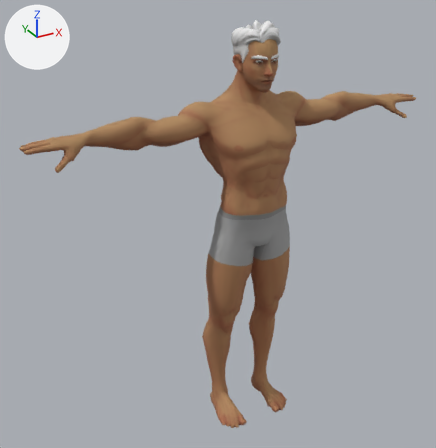
One commit to the glTF model models/character/character.gltf: the scene before it, then after it.
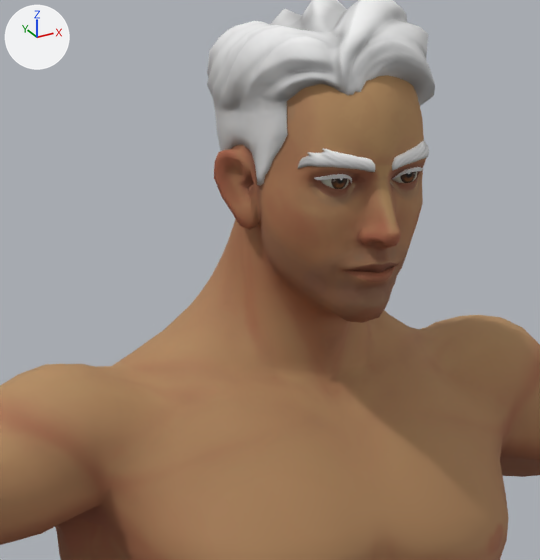
Each version appears first whole from a camera (50 mm lens) standing at (-1.303, -2.058, 2.056) and looking at (-0.112, 0.108, 0.973), and next in a close-up on the part from 43% to 70% of the width and 5% to 32% of the height. Arrows for +X, +Y and +Z are at upper left; the lights stay in place. The last two pictures show the newer version. Vertices at exactly the same position are counted once.

Names of what the first close-up shows: 'Eyebrows', 'Eyes', 'Hair', 'SuperHero_Male'.
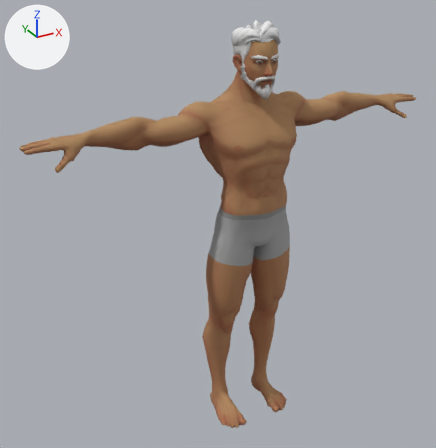
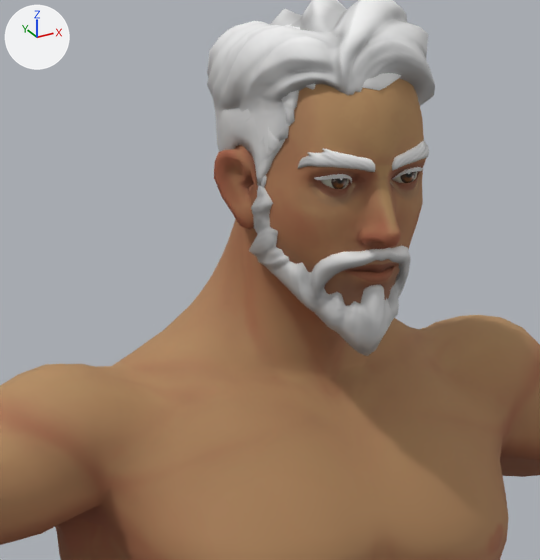
Patch to the scene script:
```diff
--- a/models/character/character.gltf.py
+++ b/models/character/character.gltf.py
@@ mat_mi_body @@
+mat_mi_body = principled_material('MI_Body')
+mat_mi_body.texture = img_body_light_png
+mat_mi_body.roughness = 0.8
@@ mat_mi_hair @@
+mat_mi_hair = bpy.data.materials.new('MI_Hair')
+# uses the picture img_hair_gray_png
@@ me_face_001 @@
 me_face_001.from_pydata(...)  # 388 vertices, 768 faces; spans x -0.0487..0.0487, y -0.0806..-0.0512, z 1.6836..1.7135
 # used by ob_eyes; location = (0.0, 0.0, 0.0)
+# me_face_001 part 1: vertex colours changed
 me_face_001.materials.append(mat_mi_eyes)
@@ me_sphere_005_retopology_004 @@
 me_sphere_005_retopology_004.from_pydata(...)  # 6285 vertices, 12566 faces; spans x -0.93..0.93, y -0.13..0.16, z -0.01..1.81
 # used by ob_superhero_male; location = (0.0, 0.0, 0.0)
-me_sphere_005_retopology_004.materials.append(mat_mi_superhero_male)
+# me_sphere_005_retopology_004 part 2: vertex colours changed
+me_sphere_005_retopology_004.materials.append(mat_mi_body)  # picture img_body_light_png
@@ me_hairalt_beard @@
+me_hairalt_beard.from_pydata(...)  # 596 vertices, 1034 faces; spans x -0.081..0.081, y -0.097..0.008, z 1.55..1.689
+me_hairalt_beard.materials.append(mat_mi_hair)
@@ me_hairalt_buzzed @@
+me_hairalt_buzzed.from_pydata(...)  # 466 vertices, 830 faces; spans x -0.077..0.077, y -0.083..0.108, z 1.644..1.814
+me_hairalt_buzzed.materials.append(mat_mi_hair)
@@ ob_hairalt_beard @@
+ob_hairalt_beard = bpy.data.objects.new('HairAlt_Beard', me_hairalt_beard)
+ob_hairalt_beard.location = (0.0, 0.0, 0.0)
@@ ob_hairalt_buzzed @@
+ob_hairalt_buzzed = bpy.data.objects.new('HairAlt_Buzzed', me_hairalt_buzzed)
+ob_hairalt_buzzed.location = (0.0, 0.0, 0.0)
```

Changed parts and their boxes (x1, y1, x2, y2) in the close-ups (540 x 560 px):
'SuperHero_Male', recoloured
    both: (218, 78, 461, 494)
'HairAlt_Beard', added
    after: (249, 186, 411, 356)
'HairAlt_Buzzed', added (mostly hidden)
    after: (216, 24, 401, 188)
